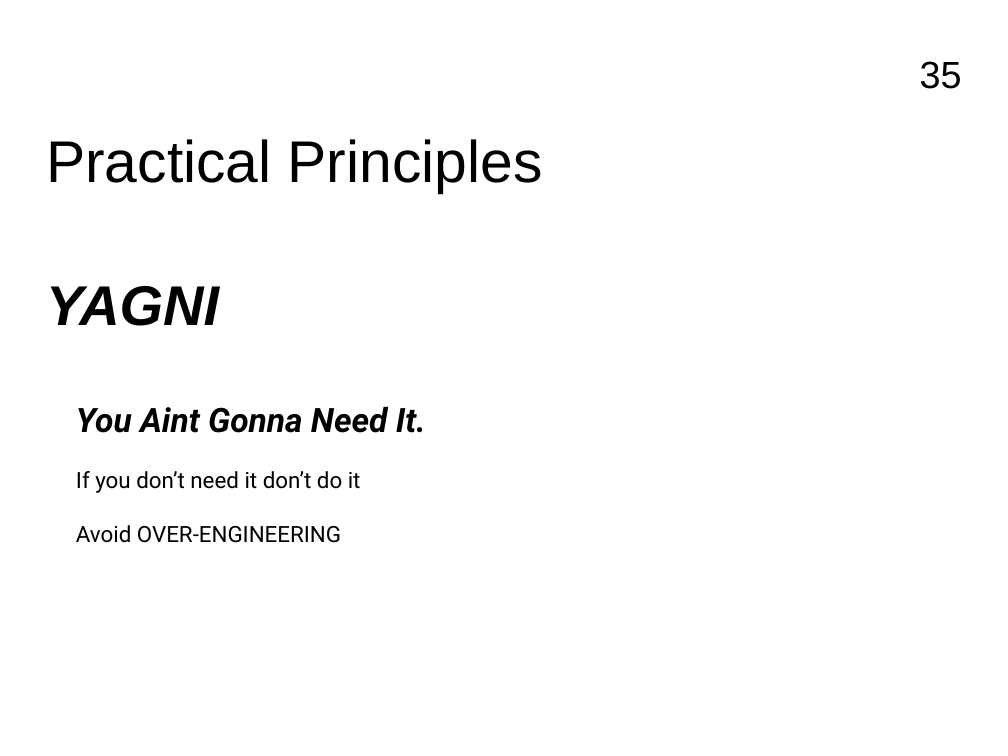
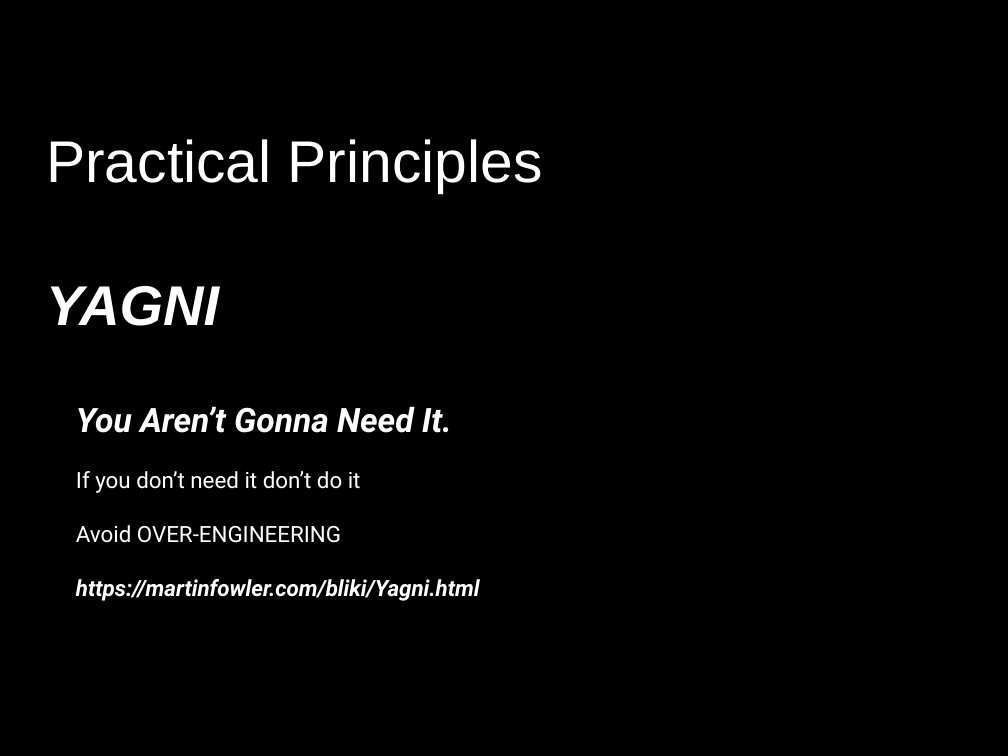
Before and after one commit to FrancoMelandri/SOLID, a slide deck: slide 35 of docs/solid.pptx. Drawn at 1008x756 pixels with LibreOffice and Linux fonts; fonts in the diff are those of the drawing. Boxes give left, top, right and bottom in pixels: in the first picture for what was removed or moved away, otherwise in the second. Text is boxed around its words. In the diff, an @@ line names an element or a change of style, - is before the commit and + after.

```diff
--- a/docs/solid.pptx
+++ b/docs/solid.pptx
@@ background #FFFFFF to #000000 @@
@@ page number removed at bbox=[920, 61, 962, 89] @@
-35
@@ text "Practical Principles" at bbox=[46, 139, 543, 193]: text colour #000000 to #FFFFFF @@
@@ text "YAGNI" at bbox=[46, 286, 219, 326]: text colour #000000 to #FFFFFF @@
@@ text at bbox=[76, 406, 452, 433]: text changed; text colour #000000 to #FFFFFF @@
-You Aint Gonna Need It.
+You Aren’t Gonna Need It.
@@ text at bbox=[76, 471, 361, 543]: text colour #000000 to #FFFFFF in "If you don’t need it don’t do ...", "Avoid OVER-ENGINEERING" @@
@@ text at bbox=[76, 579, 480, 601]: paragraph added @@
+https://martinfowler.com/bliki/Yagni.html
```
Also in this commit, not shown: 52 other slides changed.
